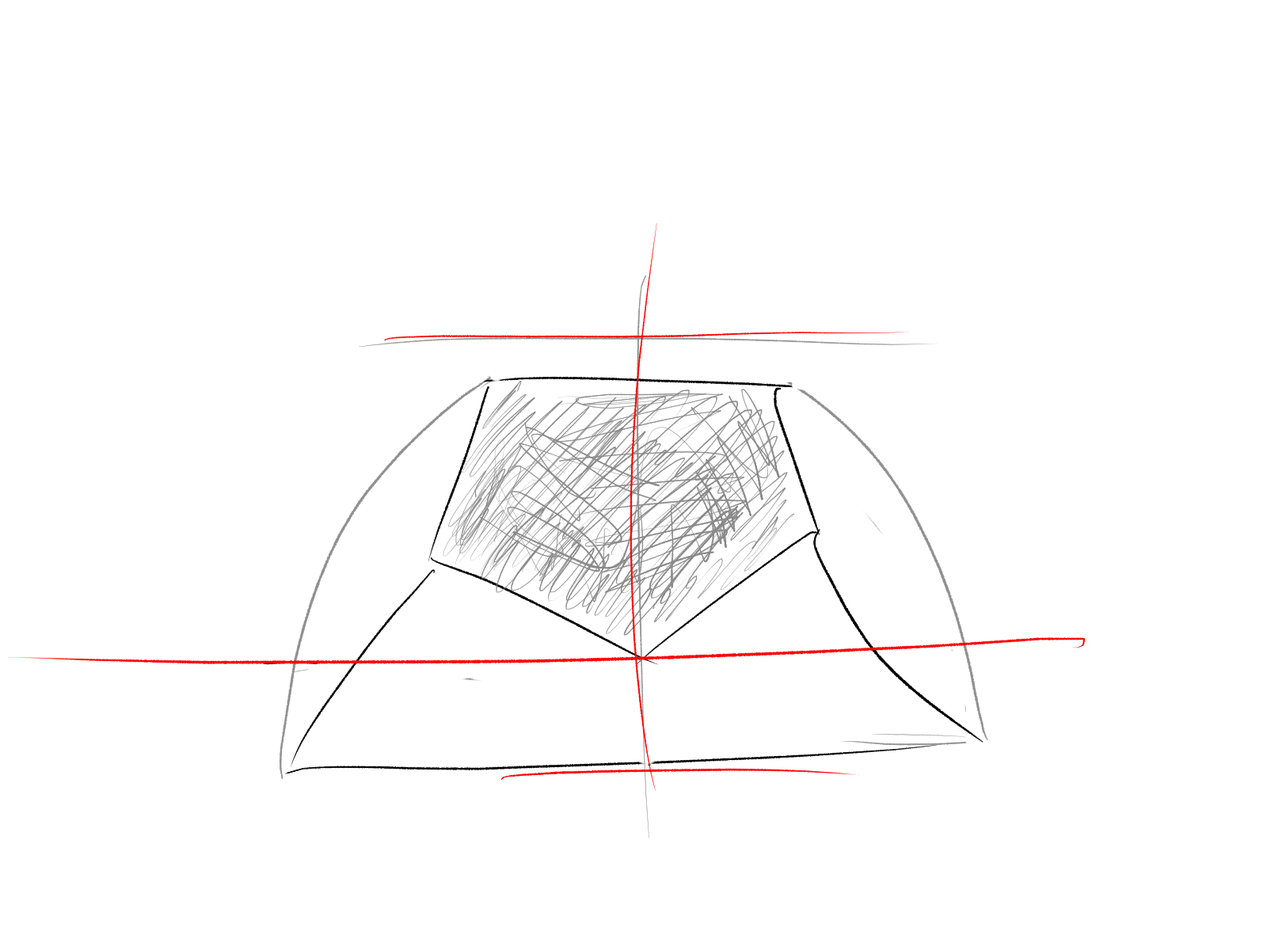
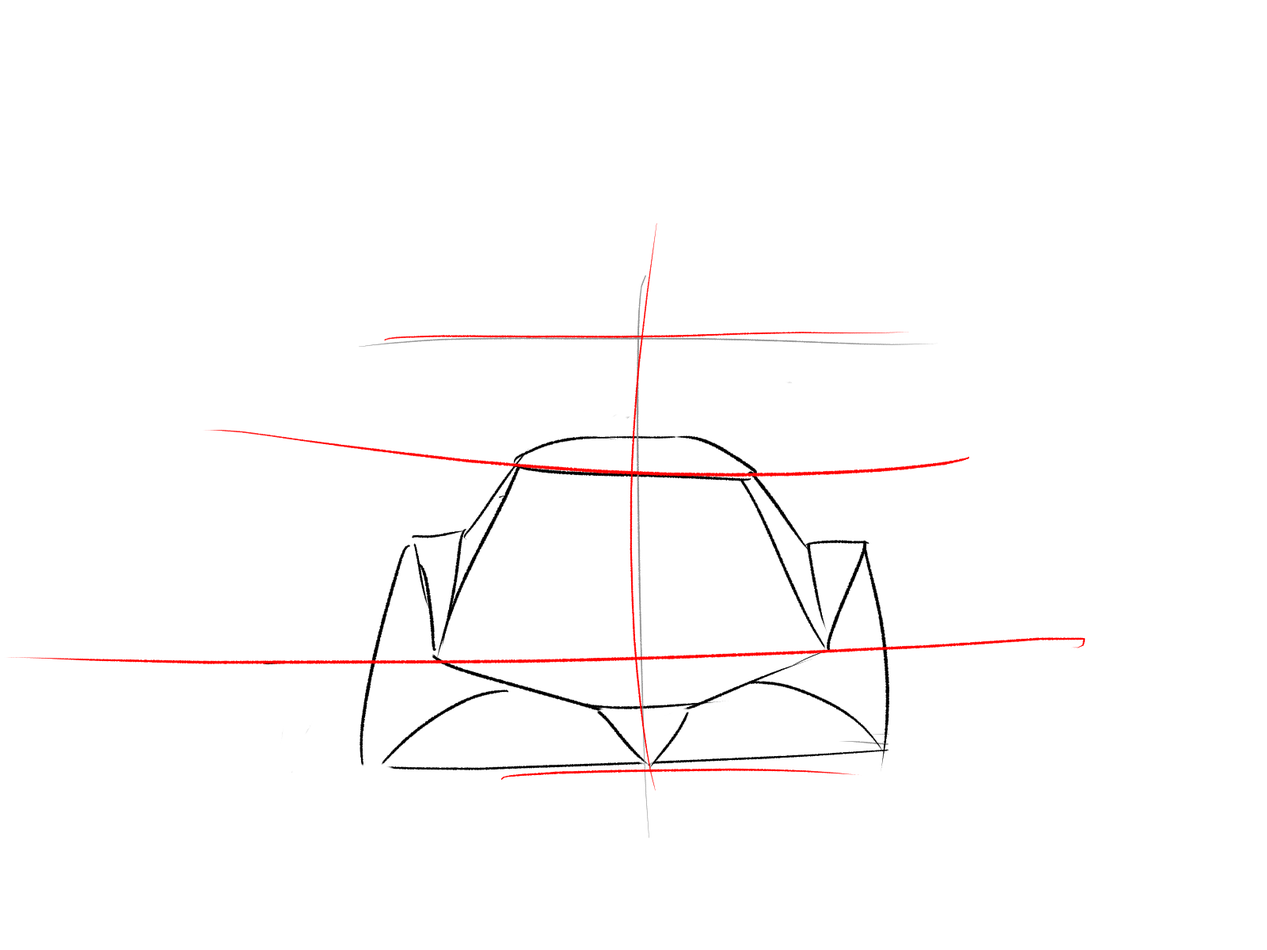
Two versions of the same layered image (1267 × 950). Layer-by-layer changes:
painted on "Layer 3" over [left=202, top=375, right=989, bottom=780]
painted on "Layer 2" over [left=253, top=375, right=989, bottom=780]
